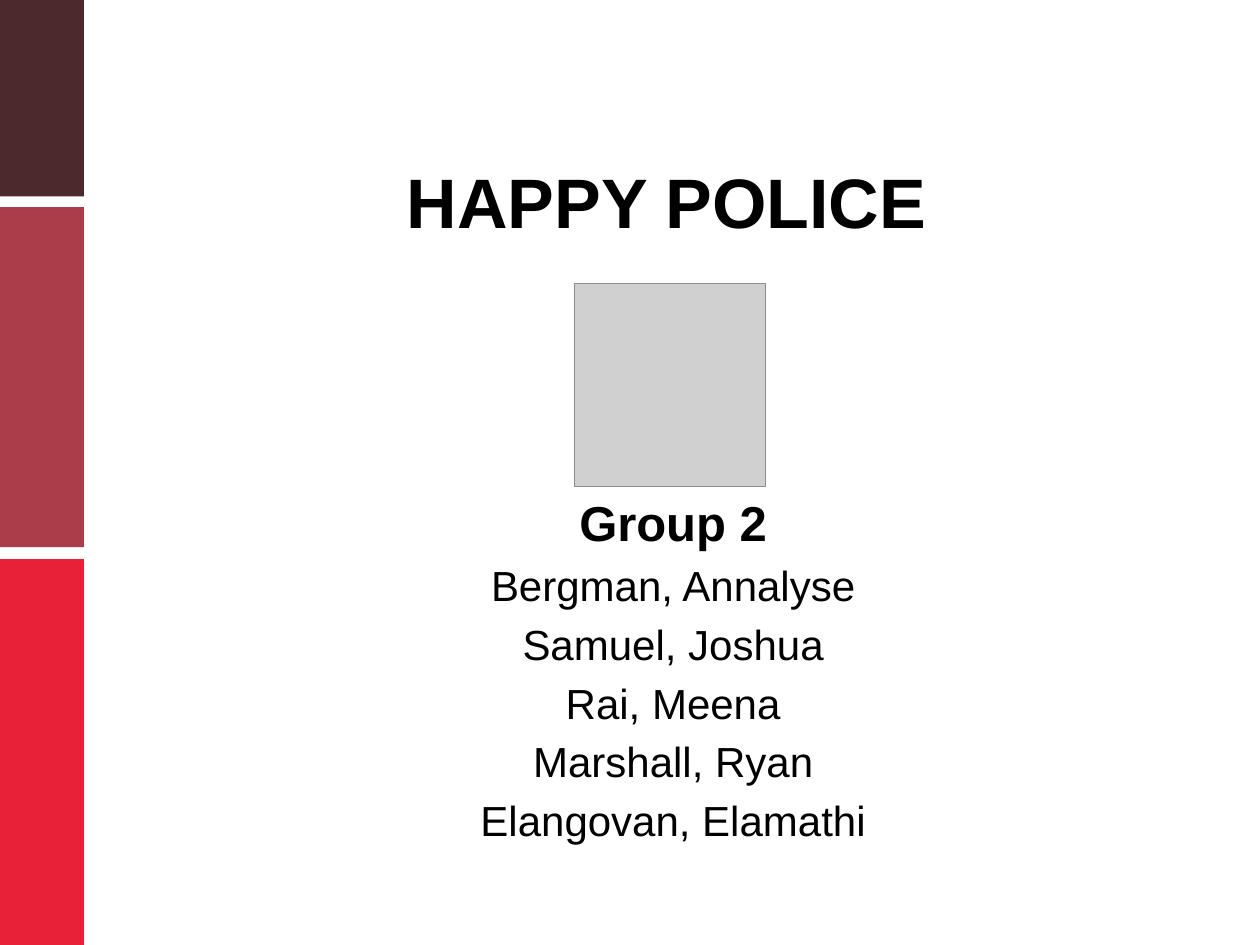
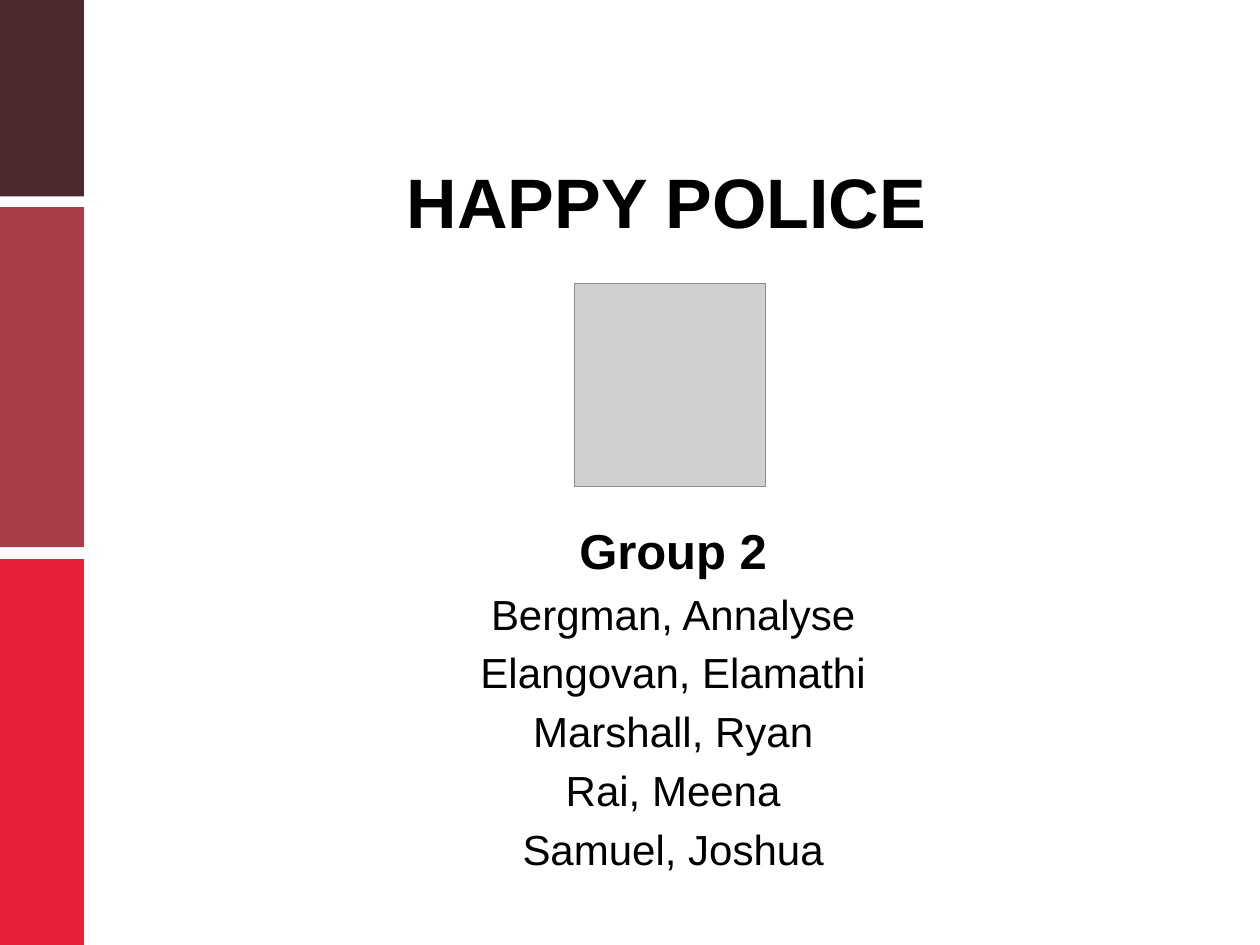
Before and after one commit to ryanmarshall80/project1, a slide deck: slide 1 of Project_1 (Group 2).pptx. Drawn at 1260x945 pixels with LibreOffice and Linux fonts; fonts in the diff are those of the drawing; grey boxes stand for pictures. Boxes give left, top, right and bottom in pixels: in the first picture for what was removed or moved away, otherwise in the second. Text is boxed around its words. In the diff, an @@ line names an element or a change of style, - is before the commit and + after.

```diff
--- a/Project_1 (Group 2).pptx
+++ b/Project_1 (Group 2).pptx
@@ subtitle "Group 2": place and size @@
-subtitle "Group 2" at (480,506,865,845)
+subtitle "Group 2" at (480,534,865,871)
@@ subtitle at (480,657,865,812): paragraphs added @@
+Elangovan, Elamathi
+Marshall, Ryan
+Rai, Meena
@@ subtitle at (480,688,865,845): paragraphs removed @@
-Rai, Meena
-Marshall, Ryan
-Elangovan, Elamathi
```
Also in this commit, not shown: 1 other slide changed, 2 other files.
